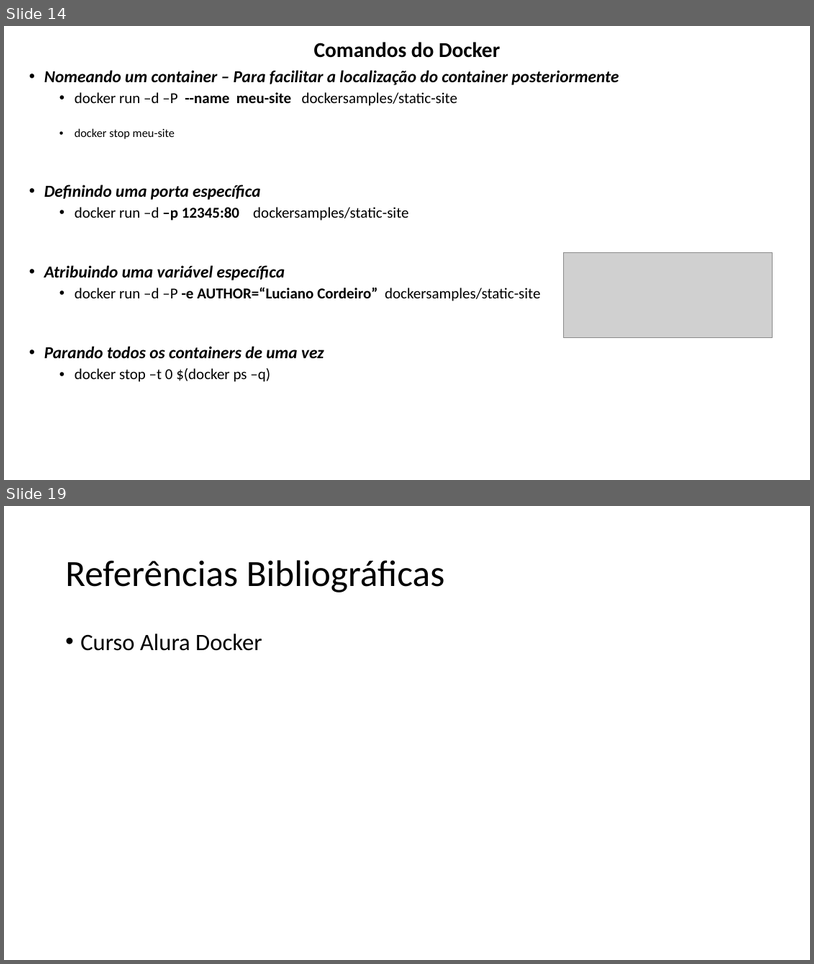
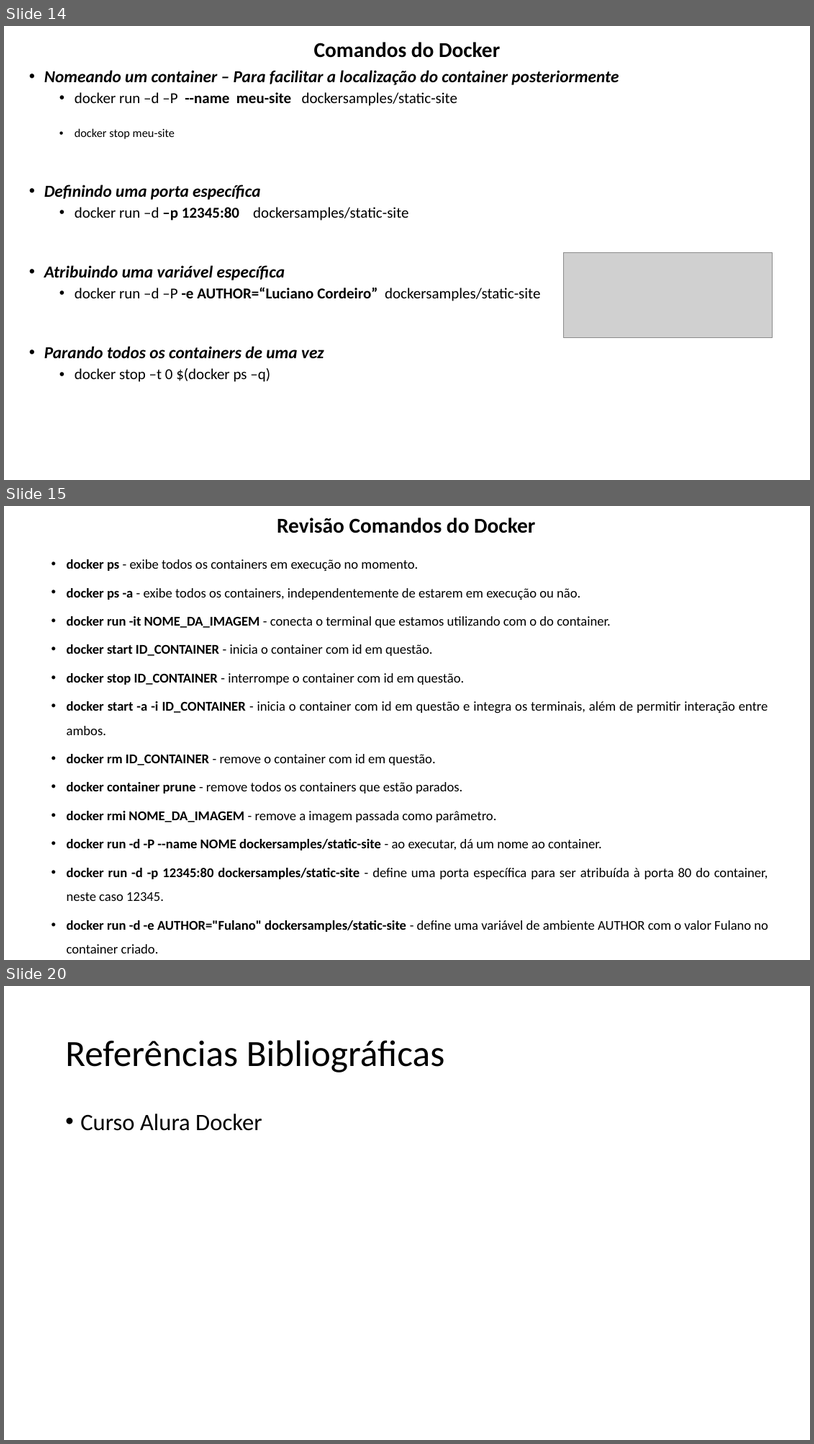
Before and after one commit to lacsousa/learning-docker, a slide deck: docs/docker-resumo.pptx. Shown one above the other, each under a label of ours: slides 14 and 19 before the commit, slides 14, 15 and 20 after it; the slides between them are not shown. The pictures are 814x964 and 814x1444 pixels, drawn with LibreOffice and Linux fonts; fonts in the diff are those of the drawing; grey boxes stand for pictures. Boxes give left, top, right and bottom in pixels: in the first picture for what was removed or moved away, otherwise in the second. Text is boxed around its words. In the diff, an @@ line names an element or a change of style, - is before the commit and + after.

```diff
--- a/docs/docker-resumo.pptx
+++ b/docs/docker-resumo.pptx
@@ slide 15 added at [4,506,810,960], background #FFFFFF @@
@@ title added at [277,518,535,533], 25.2 pt, text #000000, bold @@
+Revisão Comandos do Docker
@@ text added at [67,559,769,953], 16 pt, text #000000 @@
+  • docker ps - exibe todos os containers em execução no momento.
+  • docker ps -a - exibe todos os containers, independentemente de estarem em execução ou não.
+  • docker run -it NOME_DA_IMAGEM - conecta o terminal que estamos utilizando com o do container.
+  • docker start ID_CONTAINER - inicia o container com id em questão.
+  • docker stop ID_CONTAINER - interrompe o container com id em questão.
+  • docker start -a -i ID_CONTAINER - inicia o container com id em questão e integra os terminais, além de permitir interação entre ambos.
+  • docker rm ID_CONTAINER - remove o container com id em questão.
+  • docker container prune - remove todos os containers que estão parados.
+  • docker rmi NOME_DA_IMAGEM - remove a imagem passada como parâmetro.
+  • docker run -d -P --name NOME dockersamples/static-site - ao executar, dá um nome ao container.
+  • docker run -d -p 12345:80 dockersamples/static-site - define uma porta específica para ser atribuída à porta 80 do container, neste caso 12345.
+  • docker run -d -e AUTHOR="Fulano" dockersamples/static-site - define uma variável de ambiente AUTHOR com o valor Fulano no container criado.
@@ what was slide 19 is now slide 20 @@
```
Also in this commit, not shown: 5 slides changed.
